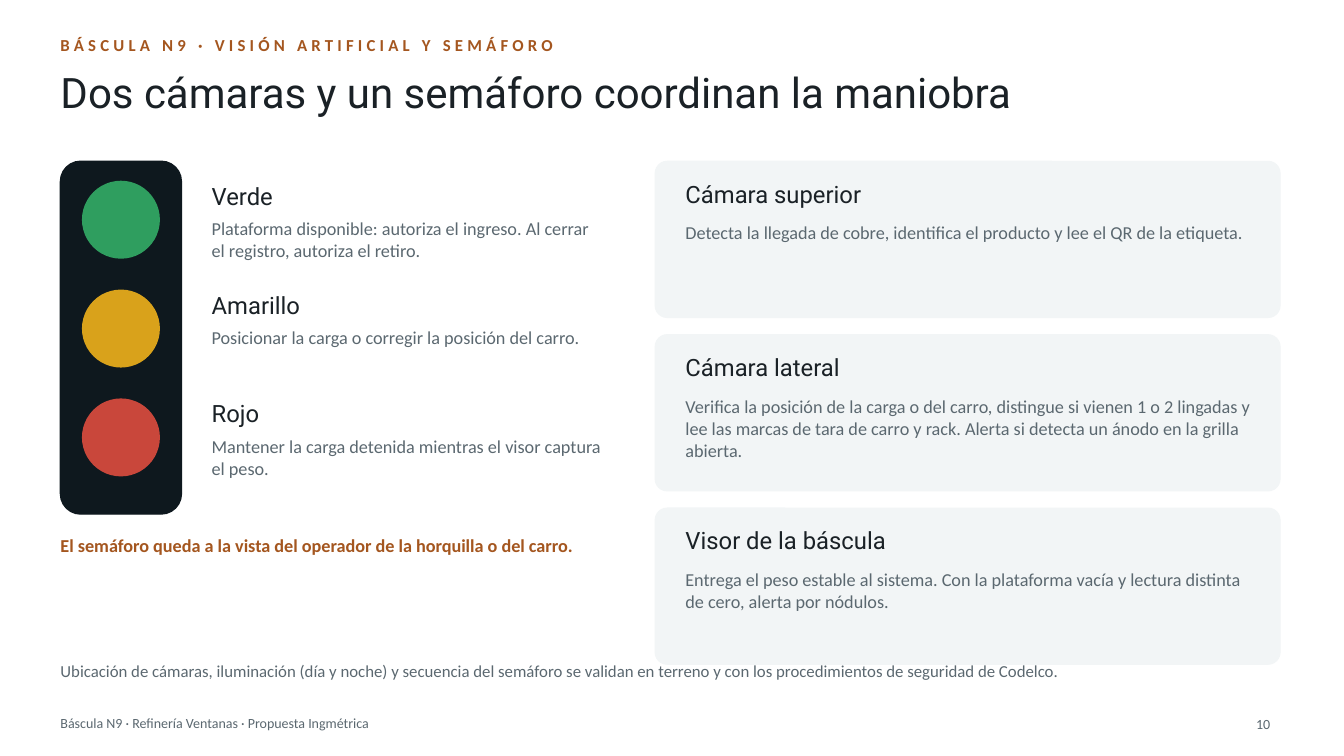
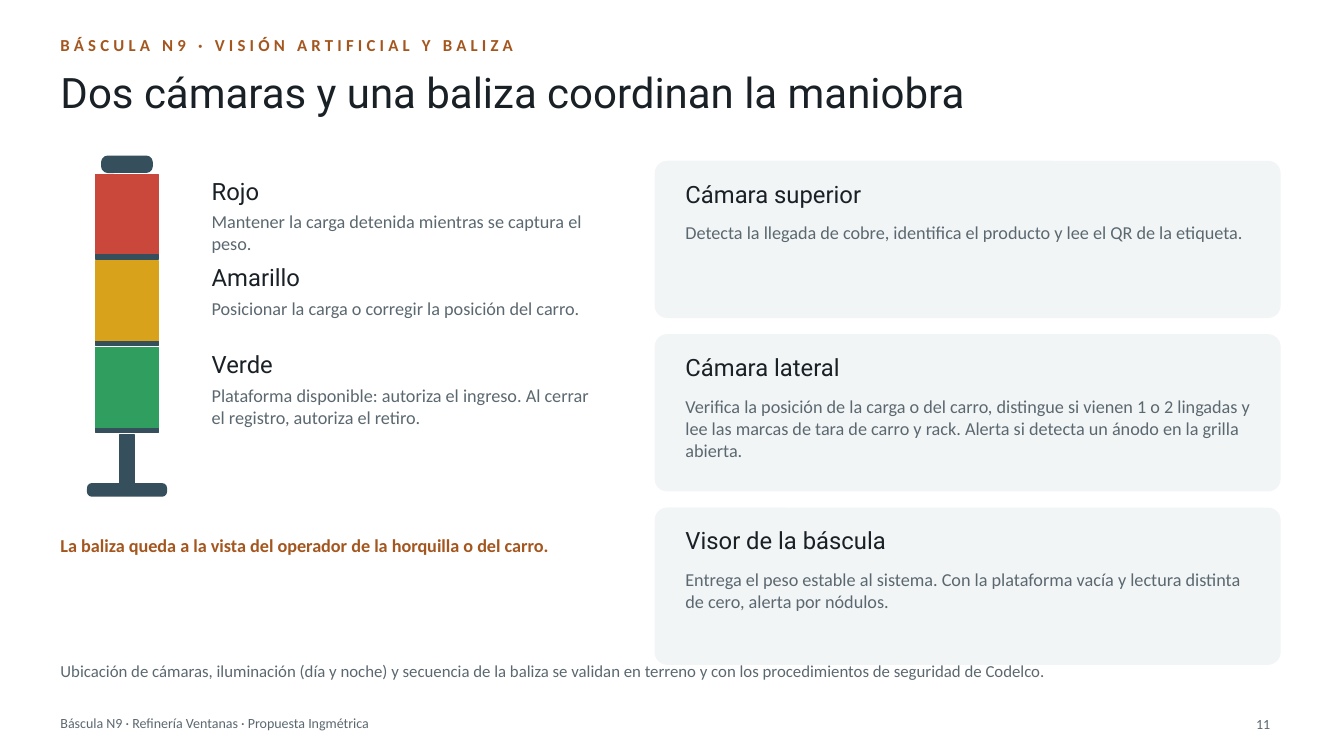
Before and after one commit to BortegaING/Codelco-Proyecto, a slide deck: slide 11 of presentacion/Bascula-N9-Ventanas.pptx (slide 10 before the commit). Drawn at 1344x756 pixels with LibreOffice and Linux fonts; fonts in the diff are those of the drawing. Boxes give left, top, right and bottom in pixels: in the first picture for what was removed or moved away, otherwise in the second. Text is boxed around its words. In the diff, an @@ line names an element or a change of style, - is before the commit and + after.

```diff
--- a/presentacion/Bascula-N9-Ventanas.pptx
+++ b/presentacion/Bascula-N9-Ventanas.pptx
@@ text at [60,37,513,51]: text changed @@
-BÁSCULA N9 · VISIÓN ARTIFICIAL Y SEMÁFORO
+BÁSCULA N9 · VISIÓN ARTIFICIAL Y BALIZA
@@ title at [60,76,965,117]: text changed @@
-Dos cámaras y un semáforo coordinan la maniobra
+Dos cámaras y una baliza coordinan la maniobra
@@ rounded rectangle removed at [60,161,181,514] @@
@@ rectangle added at [96,174,158,257], fill #C9473B, outline #C9473B 1 pt @@
@@ rounded rectangle added at [102,156,152,172], fill #35505C, outline #35505C 1 pt @@
@@ text "Rojo": place and size @@
-text "Rojo" at [212,405,260,427]
+text "Rojo" at [212,183,260,205]
@@ ellipse removed at [83,181,159,258] @@
@@ text at [212,215,581,253]: text changed @@
-Mantener la carga detenida mientras el visor captura el peso.
+Mantener la carga detenida mientras se captura el peso.
@@ rectangle added at [96,255,158,259], fill #35505C, outline #35505C 1 pt @@
@@ rectangle added at [96,261,158,344], fill #D9A21B, outline #D9A21B 1 pt @@
@@ text "Amarillo": place and size @@
-text "Amarillo" at [212,296,300,315]
+text "Amarillo" at [212,268,300,287]
@@ ellipse removed at [83,290,159,367] @@
@@ text "Posicionar la carga o corregir ...": place and size @@
-text "Posicionar la carga o corregir ..." at [212,331,579,347]
+text "Posicionar la carga o corregir ..." at [212,302,579,318]
@@ rectangle added at [96,342,158,346], fill #35505C, outline #35505C 1 pt @@
@@ rectangle added at [96,348,158,431], fill #2F9E5F, outline #2F9E5F 1 pt @@
@@ text "Verde": place and size @@
-text "Verde" at [212,187,273,206]
+text "Verde" at [212,355,273,374]
@@ text "Plataforma disponible: autoriza el ingreso. ...": place and size @@
-text "Plataforma disponible: autoriza el ingreso. ..." at [212,222,589,260]
+text "Plataforma disponible: autoriza el ingreso. ..." at [212,389,589,427]
@@ ellipse removed at [83,399,159,476] @@
@@ rectangle added at [96,429,158,433], fill #35505C, outline #35505C 1 pt @@
@@ rectangle added at [120,435,134,485], fill #35505C, outline #35505C 1 pt @@
@@ rounded rectangle added at [88,484,166,496], fill #35505C, outline #35505C 1 pt @@
@@ text at [60,539,549,555]: text changed @@
-El semáforo queda a la vista del operador de la horquilla o del carro.
+La baliza queda a la vista del operador de la horquilla o del carro.
@@ text at [60,665,1045,680]: text changed @@
-Ubicación de cámaras, iluminación (día y noche) y secuencia del semáforo se validan en terreno y con los procedimientos de seguridad de Codelco.
+Ubicación de cámaras, iluminación (día y noche) y secuencia de la baliza se validan en terreno y con los procedimientos de seguridad de Codelco.
@@ page number at [1256,720,1270,729]: text changed @@
-10
+11
```
Also in this commit, not shown: 6 other slides changed, 1 slide added, 26 other files.
